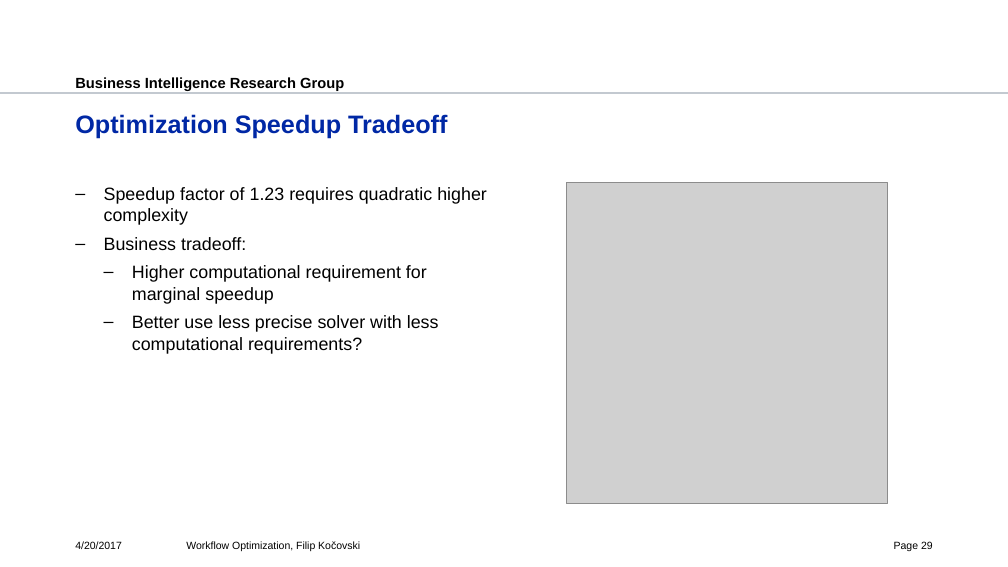
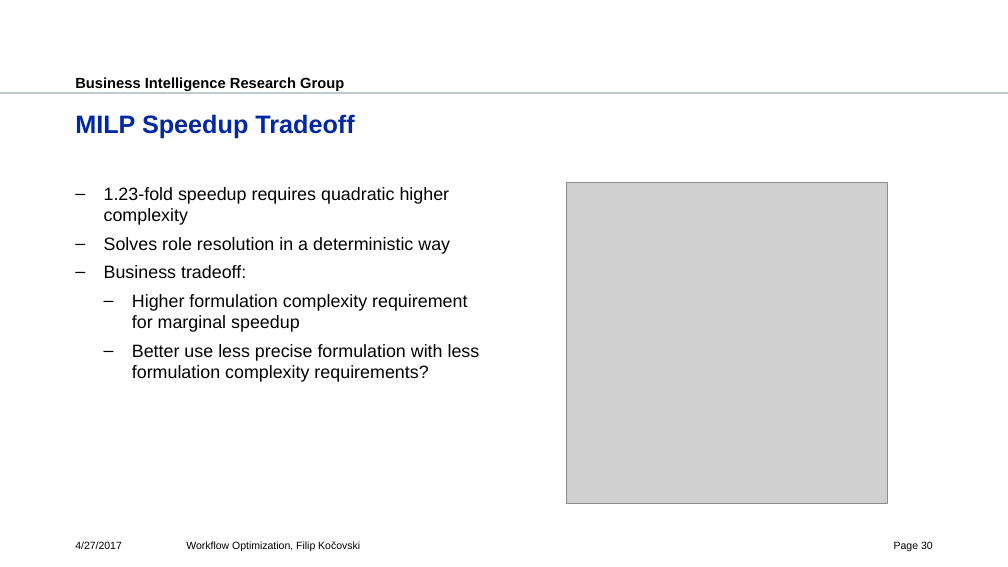
Before and after one commit to fkocovski/mt_presentation, a slide deck: slide 30 of Workflow Optimization.pptx (slide 29 before the commit). Drawn at 1008x567 pixels with LibreOffice and Linux fonts; fonts in the diff are those of the drawing; grey boxes stand for pictures; background and template pictures are left out. Boxes give left, top, right and bottom in pixels: in the first picture for what was removed or moved away, otherwise in the second. Text is boxed around its words. In the diff, an @@ line names an element or a change of style, - is before the commit and + after.

```diff
--- a/Workflow Optimization.pptx
+++ b/Workflow Optimization.pptx
@@ title at [75, 114, 354, 138]: text changed @@
-Optimization Speedup Tradeoff
+MILP Speedup Tradeoff
@@ text at [104, 187, 450, 254]: text changed @@
-– Speedup factor of 1.23 requires quadratic higher complexity
+– 1.23-fold speedup requires quadratic higher complexity
+– Solves role resolution in a deterministic way
@@ text at [132, 294, 480, 382]: text changed @@
-  – Higher computational requirement for marginal speedup
-  – Better use less precise solver with less computational requirements?
+  – Higher formulation complexity requirement for marginal speedup
+  – Better use less precise formulation with less formulation complexity requirements?
@@ text at [75, 541, 122, 549]: text changed @@
-4/20/2017
+4/27/2017
@@ page number at [894, 541, 933, 551]: text changed @@
-Page 29
+Page 30
```
Also in this commit, not shown: 33 other slides changed, 1 slide added.
